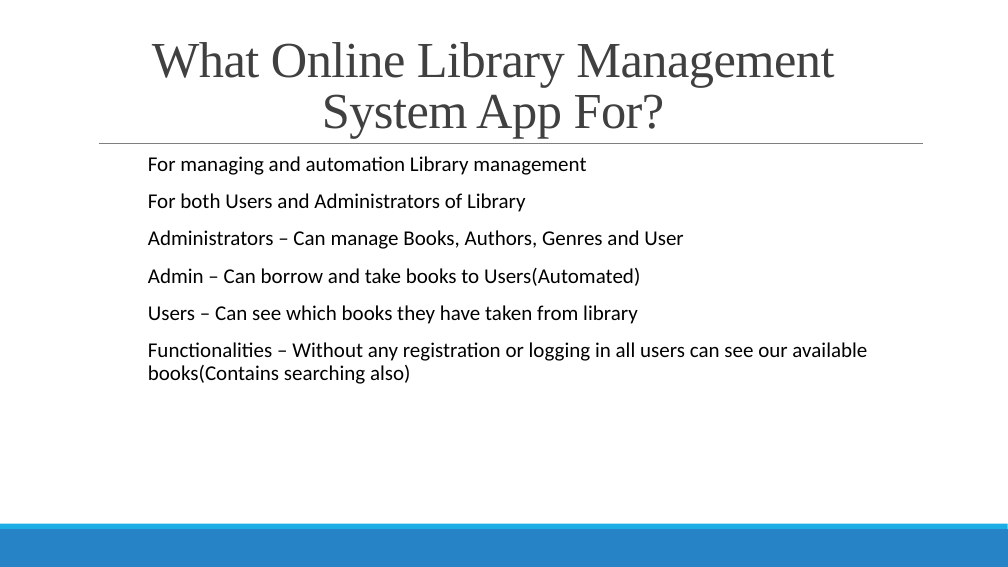
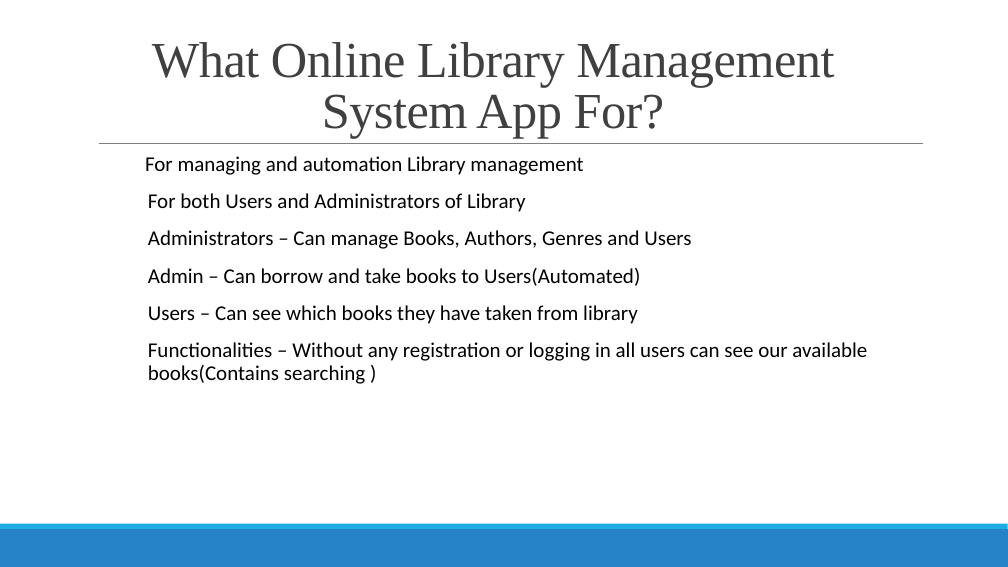
Before and after one commit to javohir101dev/online-library-management, a slide deck: slide 2 of documents/Online Library Management System.pptx. Drawn at 1008x567 pixels with LibreOffice and Linux fonts; fonts in the diff are those of the drawing. Boxes give left, top, right and bottom in pixels: in the first picture for what was removed or moved away, otherwise in the second. Text is boxed around its words. In the diff, an @@ line names an element or a change of style, - is before the commit and + after.

```diff
--- a/documents/Online Library Management System.pptx
+++ b/documents/Online Library Management System.pptx
@@ text at <box>145,156,583,175</box>: bullet   to none @@
@@ text at <box>148,230,691,249</box>: text changed @@
-  Administrators – Can manage Books, Authors, Genres and User
+  Administrators – Can manage Books, Authors, Genres and Users
@@ text at <box>148,342,867,384</box>: text changed @@
-  Functionalities – Without any registration or logging in all users can see our available books(Contains searching also)
+  Functionalities – Without any registration or logging in all users can see our available books(Contains searching )
```
Also in this commit, not shown: 6 other slides changed, 6 slides added, 5 other files.
